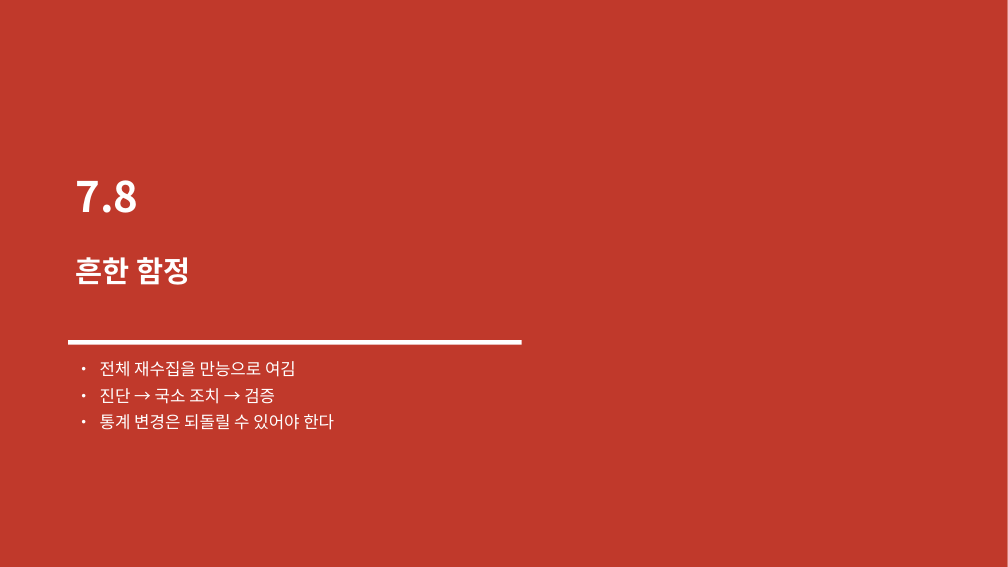
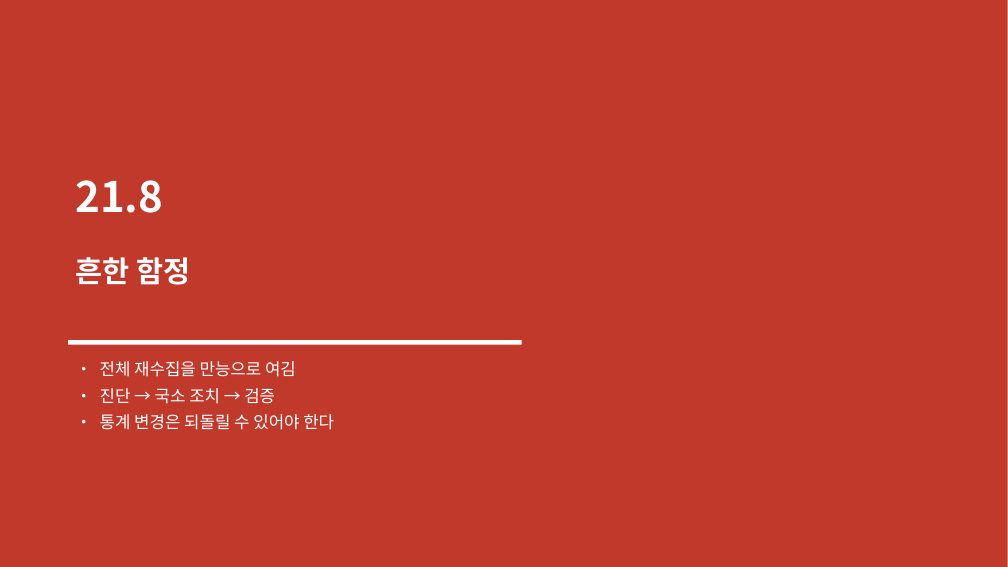
Before and after one commit to elpisk/OracleManual, a slide deck: slide 31 of DBTUNING/ch21_통계수집_히스토그램확장시스템/ch21_통계수집_히스토그램과확장통계.pptx. Drawn at 1008x567 pixels with LibreOffice and Linux fonts; fonts in the diff are those of the drawing. Boxes give left, top, right and bottom in pixels: in the first picture for what was removed or moved away, otherwise in the second. Text is boxed around its words. In the diff, an @@ line names an element or a change of style, - is before the commit and + after.

```diff
--- a/DBTUNING/ch21_통계수집_히스토그램확장시스템/ch21_통계수집_히스토그램과확장통계.pptx
+++ b/DBTUNING/ch21_통계수집_히스토그램확장시스템/ch21_통계수집_히스토그램과확장통계.pptx
@@ text at <box>75,180,163,213</box>: text changed @@
-7.8
+21.8
```
Also in this commit, not shown: 7 other slides changed, 39 other files.
